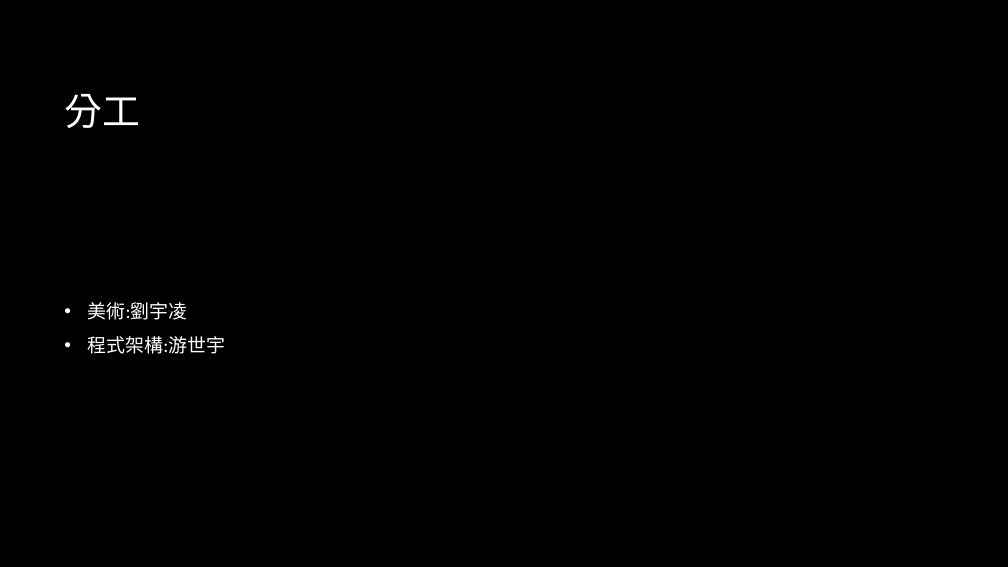
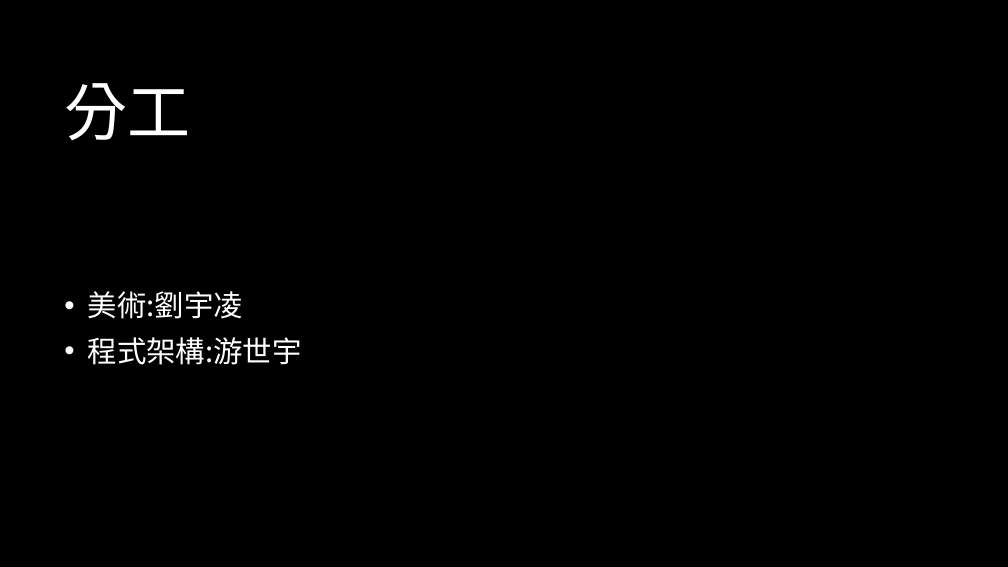
Before and after one commit to EricYu1202/mario, a slide deck: slide 5 of report.pptx. Drawn at 1008x567 pixels with LibreOffice and Linux fonts; fonts in the diff are those of the drawing; background and template pictures are left out. Boxes give left, top, right and bottom in pixels: in the first picture for what was removed or moved away, otherwise in the second. Text is boxed around its words. In the diff, an @@ line names an element or a change of style, - is before the commit and + after.

```diff
--- a/report.pptx
+++ b/report.pptx
@@ title "分工" at (64,83,190,140): size 36 to 60 pt, font Calibri to Noto Sans CJK SC @@
@@ text "美術:劉宇凌" at (88,291,302,365): size 18 to 28 pt, font Calibri to Noto Sans CJK SC @@
```
Also in this commit, not shown: 4 other slides changed.
